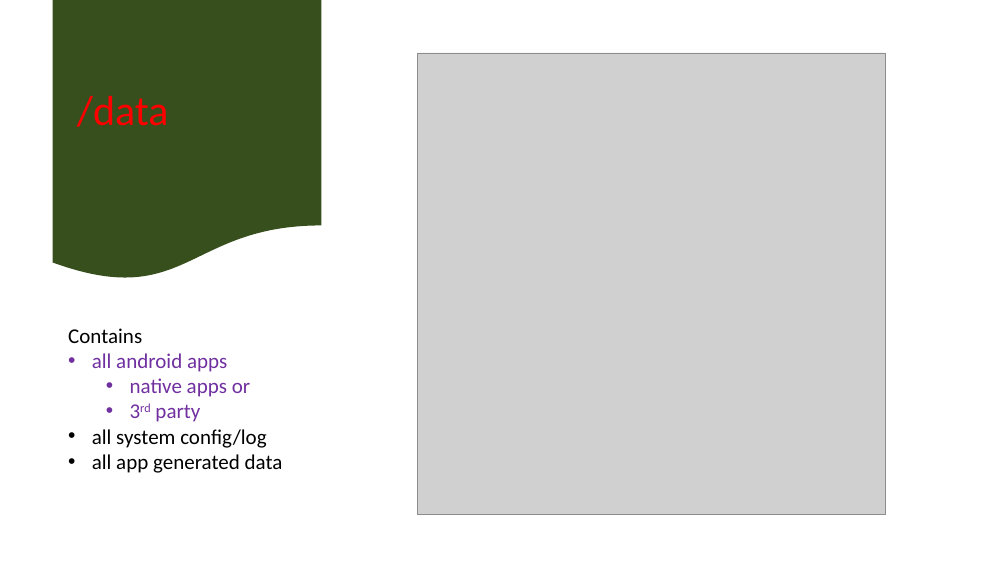
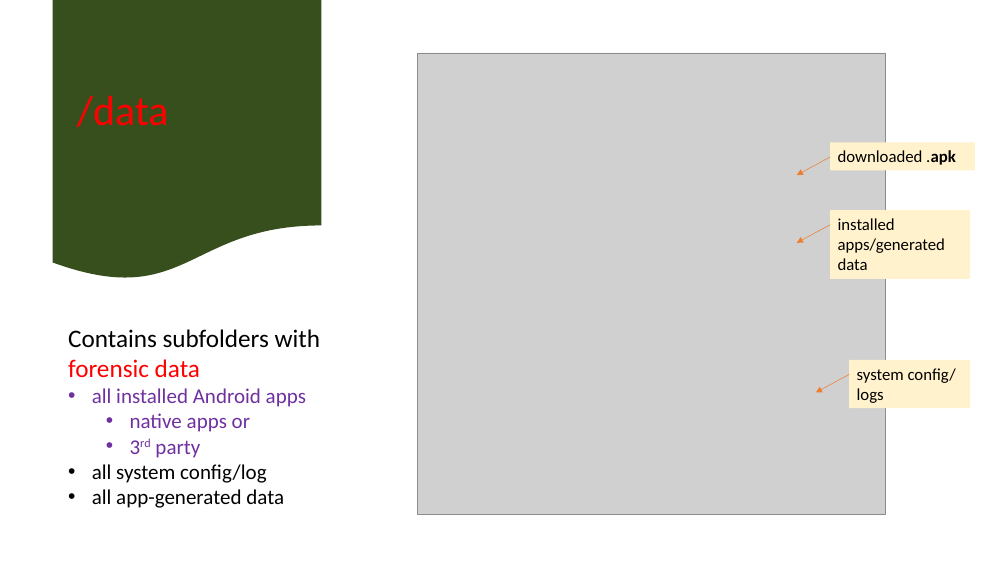
Before and after one commit to frankwxu/digital-forensics-lab, a slide deck: slide 12 of Andriod10/1_Pixel3_Image.pptx. Drawn at 1008x567 pixels with LibreOffice and Linux fonts; fonts in the diff are those of the drawing; grey boxes stand for pictures; background and template pictures are left out. Boxes give left, top, right and bottom in pixels: in the first picture for what was removed or moved away, otherwise in the second. Text is boxed around its words. In the diff, an @@ line names an element or a change of style, - is before the commit and + after.

```diff
--- a/Andriod10/1_Pixel3_Image.pptx
+++ b/Andriod10/1_Pixel3_Image.pptx
@@ rectangle added at box(830, 142, 975, 170), fill #FFF2CC, 16 pt, text #000000 @@
+downloaded .apk
@@ arrow added from (830, 157) to (797, 175), #ED7D31 0.5 pt @@
@@ arrow added from (830, 225) to (797, 243), #ED7D31 0.5 pt @@
@@ rectangle added at box(830, 210, 970, 279), fill #FFF2CC, 16 pt, text #000000 @@
+installed apps/generated data
@@ text at box(68, 329, 320, 407): text changed; size 20 to 24 pt @@
-Contains
-• all android apps
+Contains subfolders with forensic data
+• all installed Android apps
@@ arrow added from (849, 374) to (816, 392), #ED7D31 0.5 pt @@
@@ rectangle added at box(849, 360, 970, 408), fill #FFF2CC, 16 pt, text #000000 @@
+system config/ logs
@@ text at box(92, 489, 284, 508): text changed @@
-• all app generated data
+• all app-generated data
```
Also in this commit, not shown: 14 other slides changed, 1 other file.
